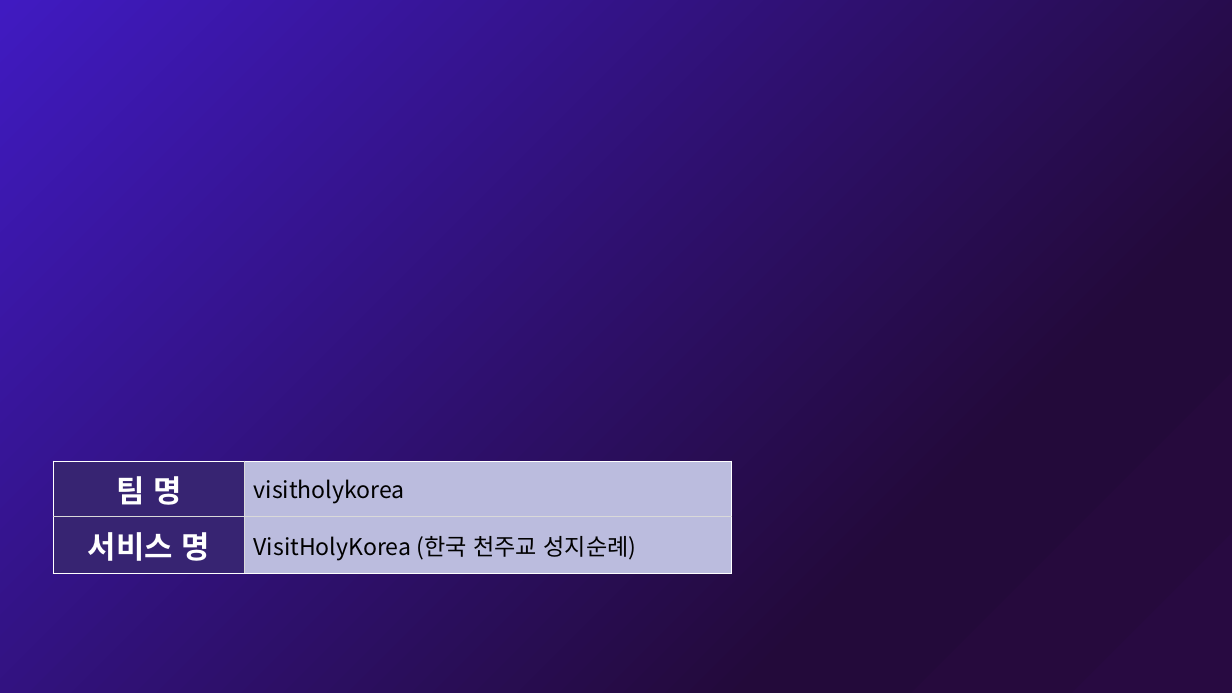
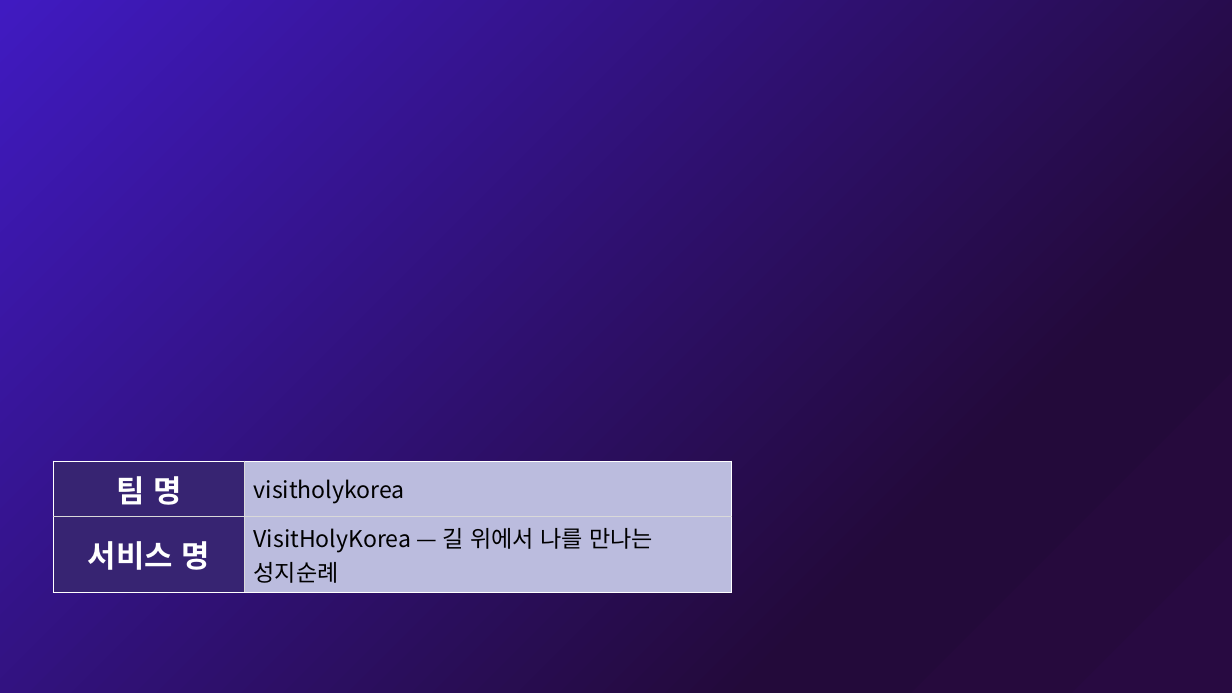
Before and after one commit to linkcontent7-huisun/visitholykorea, a slide deck: slide 1 of docs/10-product/공모전/원본-공모전제출/기능설명서_2026-09-21.pptx. Drawn at 1232x693 pixels with LibreOffice and Linux fonts; fonts in the diff are those of the drawing; background and template pictures are left out. Boxes give left, top, right and bottom in pixels: in the first picture for what was removed or moved away, otherwise in the second. Text is boxed around its words. In the diff, an @@ line names an element or a change of style, - is before the commit and + after.

```diff
--- a/docs/10-product/공모전/원본-공모전제출/기능설명서_2026-09-21.pptx
+++ b/docs/10-product/공모전/원본-공모전제출/기능설명서_2026-09-21.pptx
@@ table at bbox=[54, 461, 732, 587] @@
-row 2, column 2: VisitHolyKorea (한국 천주교 성지순례)
+row 2, column 2: VisitHolyKorea — 길 위에서 나를 만나는 성지순례
```
Also in this commit, not shown: 10 other slides changed, 3 other files.
